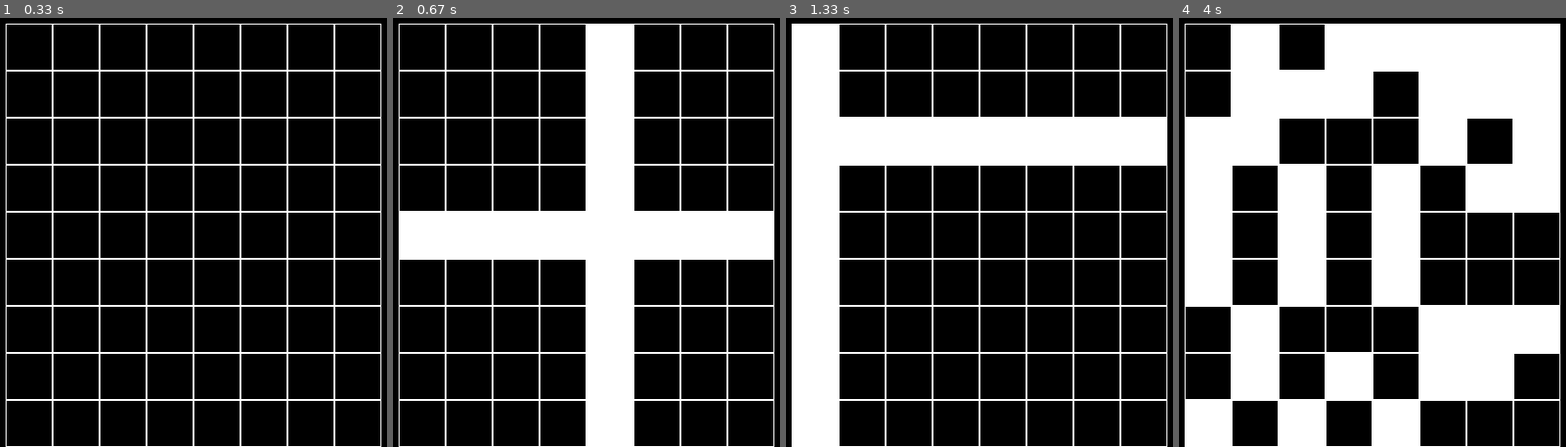
Above: before the commit, frames 1-4 (left to right).
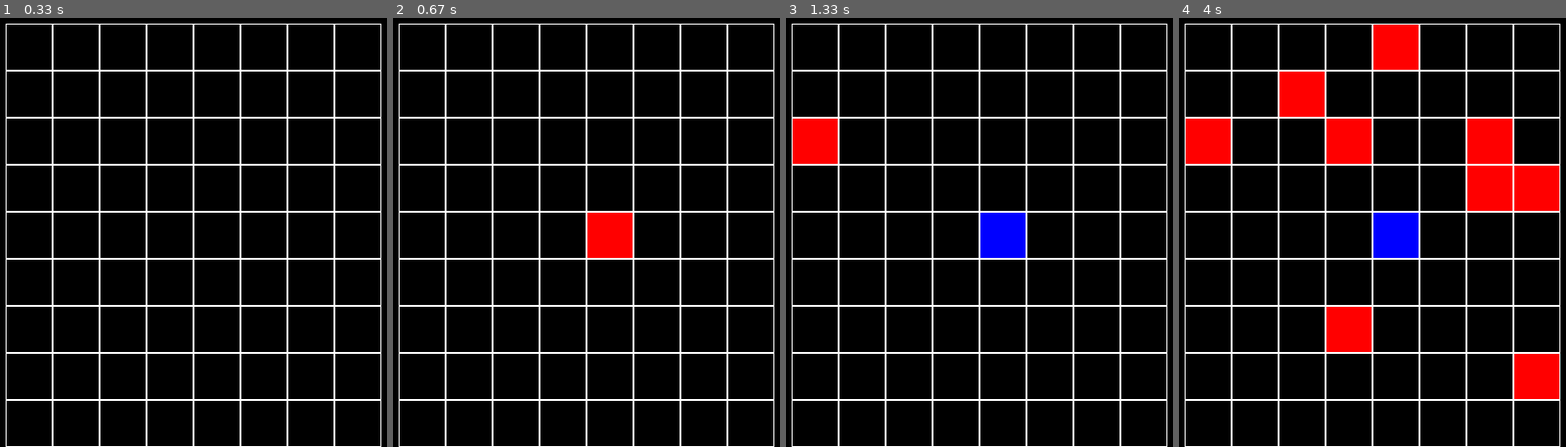
Above: after the commit, the same moments.

Repository: MartsinovichDanya/PyGame
Game: pygame game, started from klet_pole.py
The game is run twice, just before and just after one commit, with the same random seed, the same clock (stepped at 60 frames per second) and the same inputs.
Inputs (mouse positions are in pixels of both pictures, inside the frame that each line leads up to):
- Up to frame 1 (0.33 s): no input
- Up to frame 2 (0.67 s): click (586, 211) at 0.38 s
- Up to frame 3 (1.33 s): click (979, 241) at 0.72 s; click (832, 142) at 1.05 s
- Up to frame 4 (4 s): click (1542, 378) at 1.38 s; click (1380, 52) at 1.72 s; click (1349, 335) at 2.05 s; click (1357, 133) at 2.38 s; click (1306, 116) at 2.72 s; click (1496, 172) at 3.05 s; click (1519, 202) at 3.38 s; click (1469, 129) at 3.72 s

Frame 1 is identical in both runs. In frame 2, 20% of the frame differs, in the area x 1-99%, y 1-100%; in frame 3, 21%; in frame 4, 52%.

Commit message:
klet_pole2

Diff:
--- a/klet_pole.py
+++ b/klet_pole.py
@@ -30,14 +30,13 @@
 
     def on_click(self, cell_coords):
         x, y = cell_coords
-        for i in range(self.height):
-            for j in range(self.width):
-                if i == y or j == x:
-                    self.board[i][j] = int(not self.board[i][j])
+        if self.board[y][x] == 2:
+            self.board[y][x] = 0
+        else:
+            self.board[y][x] += 1
 
     def get_click(self, mouse_pos):
         cell = self.get_cell(mouse_pos)
-        print(cell)
         if cell:
             self.on_click(cell)
 
@@ -48,9 +47,13 @@
                         self.top + self.cell_size * i,
                         self.cell_size,
                         self.cell_size)
-                if self.board[i][j]:
-                    pygame.draw.rect(screen, (255, 255, 255), rect)
-                else:
+                if self.board[i][j] == 0:
+                    pygame.draw.rect(screen, (255, 255, 255), rect, 1)
+                elif self.board[i][j] == 1:
+                    pygame.draw.rect(screen, (255, 0, 0), rect)
+                    pygame.draw.rect(screen, (255, 255, 255), rect, 1)
+                elif self.board[i][j] == 2:
+                    pygame.draw.rect(screen, (0, 0, 255), rect)
                     pygame.draw.rect(screen, (255, 255, 255), rect, 1)
 
 
--- a/klet_pole.txt
+++ b/klet_pole.txt
@@ -1 +1,4 @@
 репозиторий: https://github.com/MartsinovichDanya/PyGame
+
+ветка - klet_pole2
+файл - klet_pole.py
